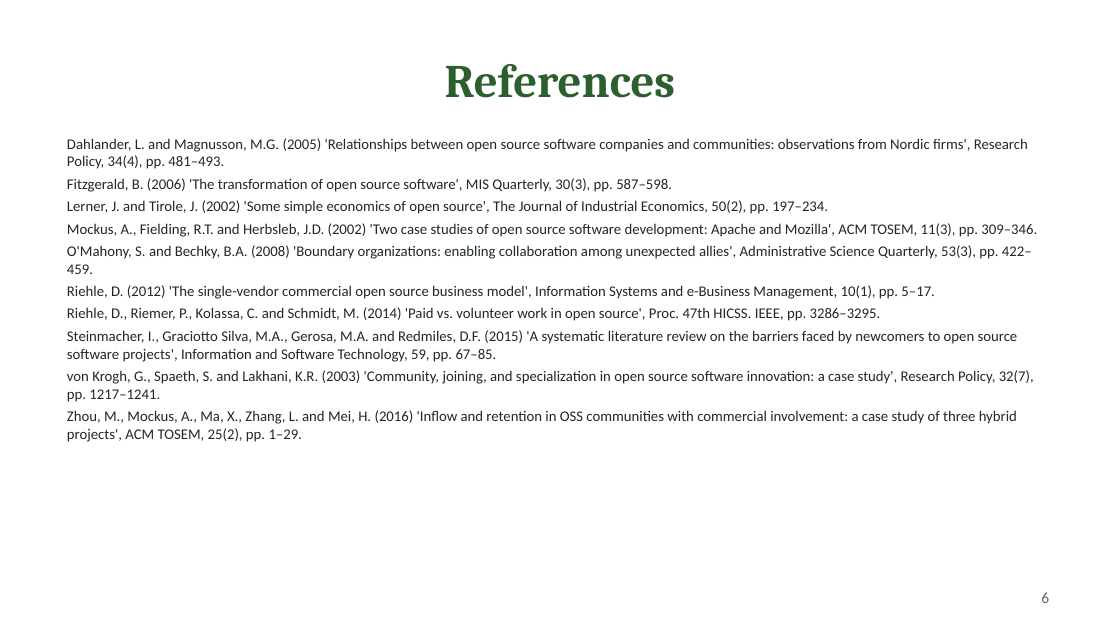
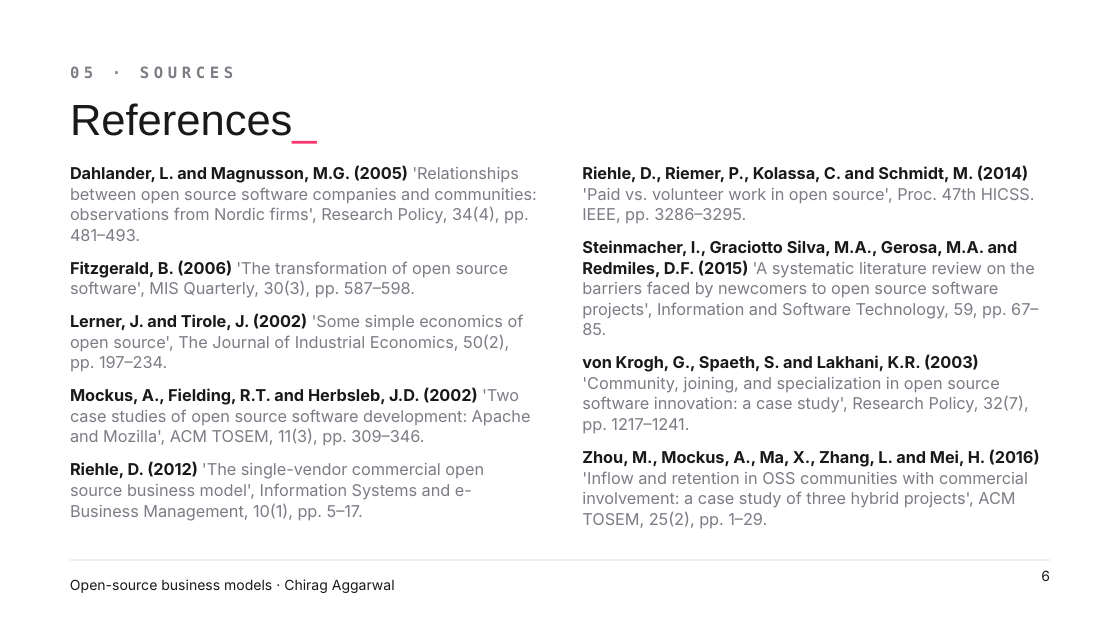
Before and after one commit to ChiragAgg5k/ul-university-notes, a slide deck: slide 6 of 2026-27/SEM1/CS5707 - SE Development Paradigms/Presentation/CS5707 Presentation - Chirag Aggarwal.pptx. Drawn at 1120x630 pixels with LibreOffice and Linux fonts; fonts in the diff are those of the drawing; background and template pictures are left out. Boxes give left, top, right and bottom in pixels: in the first picture for what was removed or moved away, otherwise in the second. Text is boxed around its words. In the diff, an @@ line names an element or a change of style, - is before the commit and + after.

Commit message:
docs(cs5707): restyle the presentation template on the Appwrite light stage
Aeonik Pro and Inter type, pink accent and soft-light background from the Appwrite presentation system; references set as bold author-year with the rest muted, dropping O'Mahony and Bechky (2008), which no slide cites.

```diff
--- a/2026-27/SEM1/CS5707 - SE Development Paradigms/Presentation/CS5707 Presentation - Chirag Aggarwal.pptx
+++ b/2026-27/SEM1/CS5707 - SE Development Paradigms/Presentation/CS5707 Presentation - Chirag Aggarwal.pptx
@@ text added at (x1=70, y1=66, x2=233, y2=78), 10 pt, text #7C7C85, bold @@
+05 · SOURCES
@@ title "References_" at (x1=70, y1=103, x2=317, y2=144): vertical alignment middle to top @@
@@ title at (x1=70, y1=103, x2=317, y2=144): text changed; size 30 to 28 pt; font Cambria to Arial; text colour #2C5F2D to #19191C; bold off @@
-References
+References_
@@ text at (x1=67, y1=138, x2=1037, y2=299): paragraphs removed @@
-Dahlander, L. and Magnusson, M.G. (2005) 'Relationships between open source software companies and communities: observations from Nordic firms', Research Policy, 34(4), pp. 481–493.
-Fitzgerald, B. (2006) 'The transformation of open source software', MIS Quarterly, 30(3), pp. 587–598.
-Lerner, J. and Tirole, J. (2002) 'Some simple economics of open source', The Journal of Industrial Economics, 50(2), pp. 197–234.
-Mockus, A., Fielding, R.T. and Herbsleb, J.D. (2002) 'Two case studies of open source software development: Apache and Mozilla', ACM TOSEM, 11(3), pp. 309–346.
-O'Mahony, S. and Bechky, B.A. (2008) 'Boundary organizations: enabling collaboration among unexpected allies', Administrative Science Quarterly, 53(3), pp. 422–459.
-Riehle, D. (2012) 'The single-vendor commercial open source business model', Information Systems and e-Business Management, 10(1), pp. 5–17.
@@ text added at (x1=70, y1=166, x2=536, y2=521), 10.5 pt, text #7C7C85 @@
+Dahlander, L. and Magnusson, M.G. (2005) 'Relationships between open source software companies and communities: observations from Nordic firms', Research Policy, 34(4), pp. 481–493.
+Fitzgerald, B. (2006) 'The transformation of open source software', MIS Quarterly, 30(3), pp. 587–598.
+Lerner, J. and Tirole, J. (2002) 'Some simple economics of open source', The Journal of Industrial Economics, 50(2), pp. 197–234.
+Mockus, A., Fielding, R.T. and Herbsleb, J.D. (2002) 'Two case studies of open source software development: Apache and Mozilla', ACM TOSEM, 11(3), pp. 309–346.
+Riehle, D. (2012) 'The single-vendor commercial open source business model', Information Systems and e-Business Management, 10(1), pp. 5–17.
@@ text "Riehle, D., Riemer, P., Kolassa, ..." moved from (x1=67, y1=138, x2=1037, y2=442) to (x1=582, y1=166, x2=1040, y2=529) @@
@@ text "Riehle, D., Riemer, P., Kolassa, ..." at (x1=582, y1=166, x2=1040, y2=529): size 9.5 to 10.5 pt, font Calibri to Inter; text colour #1F2A24 to #19191C, bold on in "Riehle, D., Riemer, P., Kolassa, C. and ...", "Steinmacher, I., Graciotto Silva, M.A., Gerosa, M.A. ...", "von Krogh, G., Spaeth, S. and Lakhani, ...", "Zhou, M., Mockus, A., Ma, X., Zhang, ..."; text colour #1F2A24 to #7C7C85 in "'Paid vs. volunteer work in open source', ...", "'A systematic literature review on the barriers ...", "'Community, joining, and specialization in open source ...", "'Inflow and retention in OSS communities with ..."; line spacing 1 to 1.05; more space between paragraphs @@
@@ line added from (69, 560) to (1051, 560), #E5E5E8 0.75 pt @@
@@ page number moved from (x1=1041, y1=592, x2=1049, y2=603) to (x1=1041, y1=570, x2=1050, y2=581) @@
@@ page number at (x1=1041, y1=570, x2=1050, y2=581): size 10 to 9 pt, font Calibri to Inter, text colour #5B6B61 to #19191C; alignment left to right @@
@@ text added at (x1=70, y1=579, x2=395, y2=593), 9 pt, text #19191C @@
+Open-source business models · Chirag Aggarwal
```
Also in this commit, not shown: 5 other slides changed, 1 other file.
